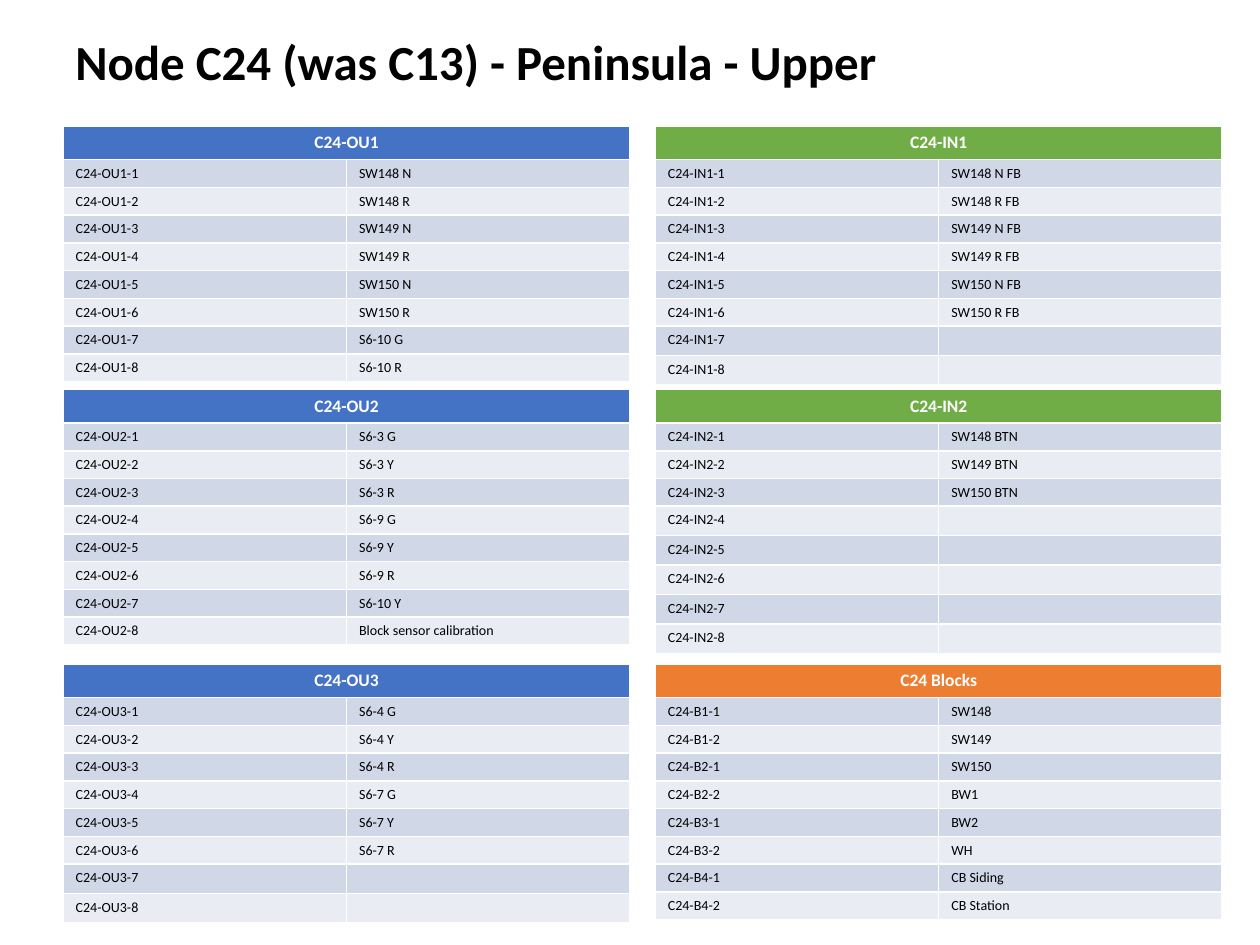
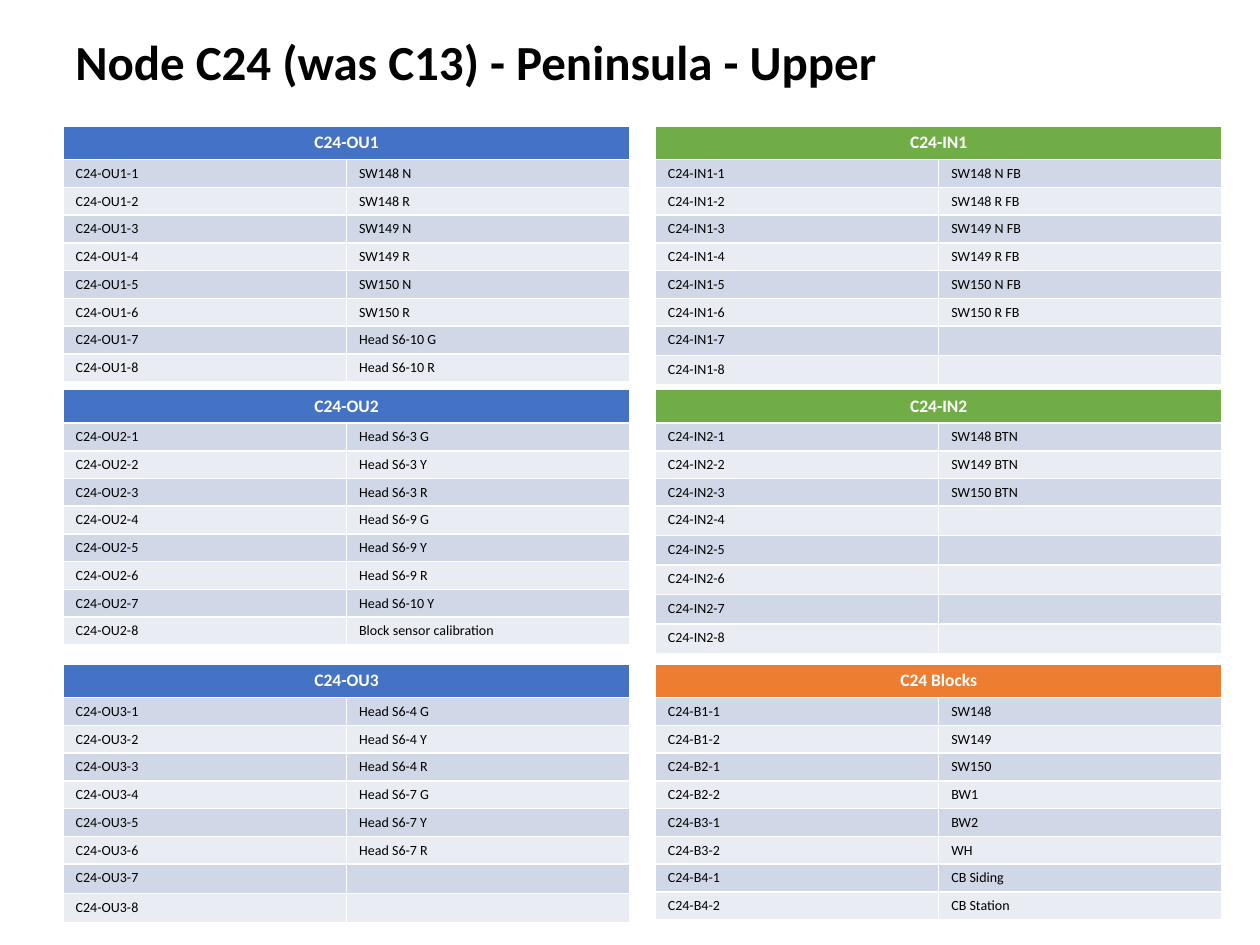
Before and after one commit to lnevo/hart, a slide deck: slide 14 of docs/wiring/Wiring_Schematic.pptx. Drawn at 1260x945 pixels with LibreOffice and Linux fonts; fonts in the diff are those of the drawing. Boxes give left, top, right and bottom in pixels: in the first picture for what was removed or moved away, otherwise in the second. Text is boxed around its words. In the diff, an @@ line names an element or a change of style, - is before the commit and + after.

```diff
--- a/docs/wiring/Wiring_Schematic.pptx
+++ b/docs/wiring/Wiring_Schematic.pptx
@@ table at (63,126,630,376) @@
-row 8, column 2: S6-10 G
+row 8, column 2: Head S6-10 G
-row 9, column 2: S6-10 R
+row 9, column 2: Head S6-10 R
@@ table at (63,389,630,639) @@
-row 2, column 2: S6-3 G
+row 2, column 2: Head S6-3 G
-row 3, column 2: S6-3 Y
+row 3, column 2: Head S6-3 Y
-row 4, column 2: S6-3 R
+row 4, column 2: Head S6-3 R
-row 5, column 2: S6-9 G
+row 5, column 2: Head S6-9 G
-row 6, column 2: S6-9 Y
+row 6, column 2: Head S6-9 Y
-row 7, column 2: S6-9 R
+row 7, column 2: Head S6-9 R
-row 8, column 2: S6-10 Y
+row 8, column 2: Head S6-10 Y
@@ table at (63,664,630,916) @@
-row 2, column 2: S6-4 G
+row 2, column 2: Head S6-4 G
-row 3, column 2: S6-4 Y
+row 3, column 2: Head S6-4 Y
-row 4, column 2: S6-4 R
+row 4, column 2: Head S6-4 R
-row 5, column 2: S6-7 G
+row 5, column 2: Head S6-7 G
-row 6, column 2: S6-7 Y
+row 6, column 2: Head S6-7 Y
-row 7, column 2: S6-7 R
+row 7, column 2: Head S6-7 R
```
Also in this commit, not shown: 9 other slides changed, 9 other files.
